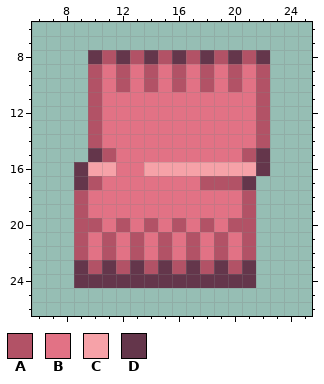
Edited in one commit: pixel-art sprite (Resources/Textures/Objects/Materials/Sheets/other.rsi/plasma.png). That is the earlier state.
The file is 32x32 pixels. Shown: x 6..25, y 6..26.
Palette (. is transparent): A #b25266  B #e27285  C #f6a2a8  D #64364b
Pixels before, first column x 9:
 8 .DADADADADADAD
 9 .ABABABABABABA
10 .ABABABABABABA
11 .ABBBBBBBBBBBA
12 .ABBBBBBBBBBBA
13 .ABBBBBBBBBBBA
14 .ABBBBBBBBBBBA
15 .DABBBBBBBBBAD
16 DCCBBCCCCCCCCD
17 DABBBBBBBAAAD.
18 ABBBBBBBBBBBA.
19 ABBBBBBBBBBBA.
20 AABABABABABAA.
21 ABABABABABABA.
22 ABABABABABABA.
23 DADADADADADAD.
24 DDDDDDDDDDDDD.
New version:
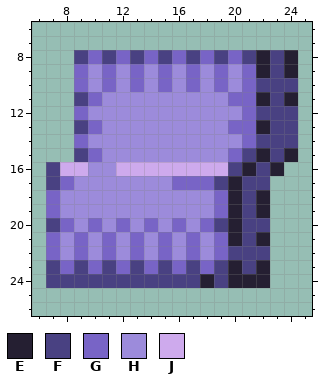
Colours new in this view: E #251f32  F #494182  G #7864c6  H #9c8bdb  J #ceaaed
Changes in this commit:
Changed rows in their new state; - is an unchanged pixel.
first column x 7:
 8 --FGFGFGFGFGFGFEFE
 9 --GHGHGHGHGHGHGEFE
10 --GHGHGHGHGHGHGFFF
11 --FGHHHHHHHHHGGEFE
12 --GHHHHHHHHHHHGFFF
13 --FGHHHHHHHHHGGEFF
14 --GHHHHHHHHHHHGFFF
15 --FGHHHHHHHHHGFEFE
16 FJJHHJJJJJJJJFEFE-
17 FGHHHHHHHGGGFEFF--
18 GHHHHHHHHHHHGEFE--
19 GHHHHHHHHHHHGEFE--
20 FGHGHGHGHGHGFEFF--
21 GHGHGHGHGHGHGEFE--
22 GHGHGHGHGHGHGFFF--
23 FGFGFGFGFGFGFEFE--
24 FFFFFFFFFFFEFEEE--
